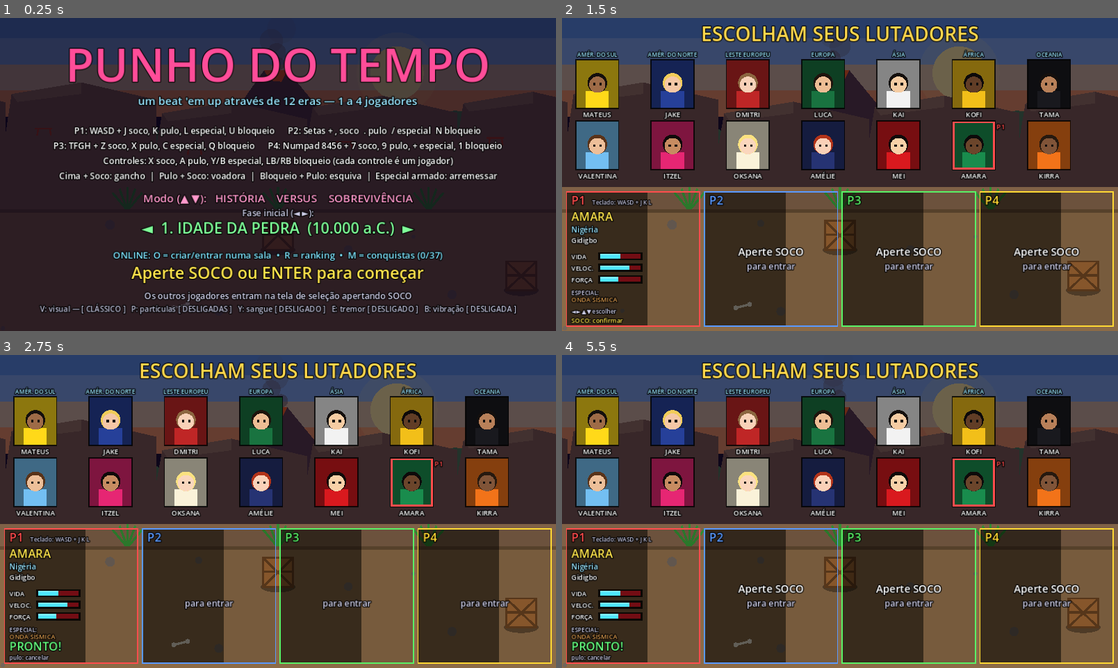
Above: before the commit, frames 1-4 (two rows, left to right).
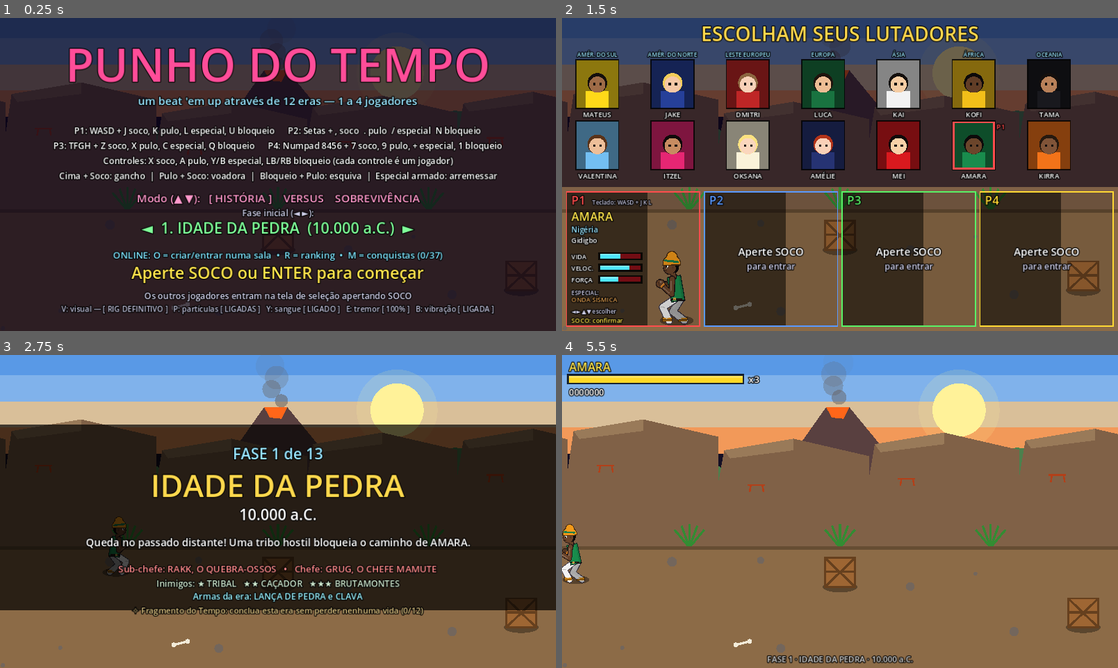
Above: after the commit, the same moments.

Repository: zugby0101/punho-do-tempo1
Game: Godot game, scene res://scenes/main.tscn
Two runs of this game, one before a commit and one after it. Both use one fixed random seed, a clock stepped at 60 frames per second and the inputs below.
Inputs (mouse positions are in pixels of both pictures, inside the frame that each line leads up to):
- Up to frame 1 (0.25 s): no input
- Up to frame 2 (1.5 s): tap Enter (start) at 0.5 s; move the mouse to (962, 158) at 0.52 s; hold D (move_right) 0.53-1.28 s; tap J (attack) at 0.6 s; click (962, 158) at 0.67 s; tap K (jump) at 0.77 s; move the mouse to (728, 190) at 1.27 s; hold S (move_down) from 1.28 s (still down); tap M (achievements) at 1.35 s
- Up to frame 3 (2.75 s): tap K (jump) at 1.52 s; tap J (attack) at 1.55, 2.1 s; move the mouse to (333, 442) at 2.02 s; release S (move_down) at 2.03 s; hold D (move_right) from 2.03 s (still down)
- Up to frame 4 (5.5 s): move the mouse to (812, 574) at 2.77 s; release D (move_right) at 2.78 s; hold W (move_up) 2.78-3.53 s; tap O (net_host) at 2.85 s; click (812, 574) at 2.92 s; tap K (jump) at 3.02, 3.77, 4.52 s; tap J (attack) every 0.75 s from 3.05 to 5.3 s; move the mouse to (1006, 558) at 3.52 s; hold A (move_left) 3.53-5.03 s; tap I (net_join) at 3.6 s; move the mouse to (673, 464) at 4.27 s; tap R (ranking) at 4.35 s; move the mouse to (867, 511) at 5.02 s; hold S (move_down) from 5.03 s (still down); tap L (special) at 5.1 s; click (867, 511) at 5.17 s

The runs differ from the first frame. In frame 1, 2.1% of the frame differs, in the area x 7-93%, y 55-95%; in frame 2, 0.8%; in frame 3, 65%; in frame 4, 80%, in the area x 0-100%, y 0-99%.
Error before the commit: Parse Error: Could not resolve class "res://scripts/fighter.gd". (res://scripts/player.gd:1)

Commit message:
Corrige erros de compilação que impediam o jogo de carregar
Achados pelo agente de teste no Godot 4.3 (CI, execução #1): "var x :="
com valor sem tipo não compila no GDScript 4 ("Cannot infer the type").

- fighter.gd: dx/dy da colisão com as caixas (PR #12) com tipo float;
  como o fighter.gd não compilava, enemy.gd, player.gd e main.gd também
  caíam e o jogo não abria
- player.gd: throwing do arremesso de arma (PR #3) com tipo bool

Co-Authored-By: Claude Opus 5.5 <noreply@anthropic.com>
Claude-Session: https://claude.ai/code/session_01F7JcMC1xdEjhVHnbbaz11R

Diff:
--- a/scripts/fighter.gd
+++ b/scripts/fighter.gd
@@ -325,8 +325,8 @@
 		if not cr.has_method("solid_rect") or cr.hp <= 0 or height >= cr.H:
 			continue
 		var r: Rect2 = cr.solid_rect()
-		var dx := position.x - cr.position.x
-		var dy := position.y - cr.position.y
+		var dx: float = position.x - cr.position.x
+		var dy: float = position.y - cr.position.y
 		var px := (r.size.x * 0.5 + hw) - absf(dx)    # quanto entrou de lado
 		var py := (r.size.y * 0.5) - absf(dy)         # quanto entrou em profundidade
 		if px <= 0.0 or py <= 0.0:
--- a/scripts/player.gd
+++ b/scripts/player.gd
@@ -355,7 +355,7 @@
 
 
 func _on_release() -> void:
-	var throwing := throw_pending and attack.get("pose", "") == "throw" and not weapon.is_empty()
+	var throwing: bool = throw_pending and attack.get("pose", "") == "throw" and not weapon.is_empty()
 	throw_pending = false
 	if not throwing:
 		return  # golpe interrompido (ou a arma caiu antes): nada a arremessar
